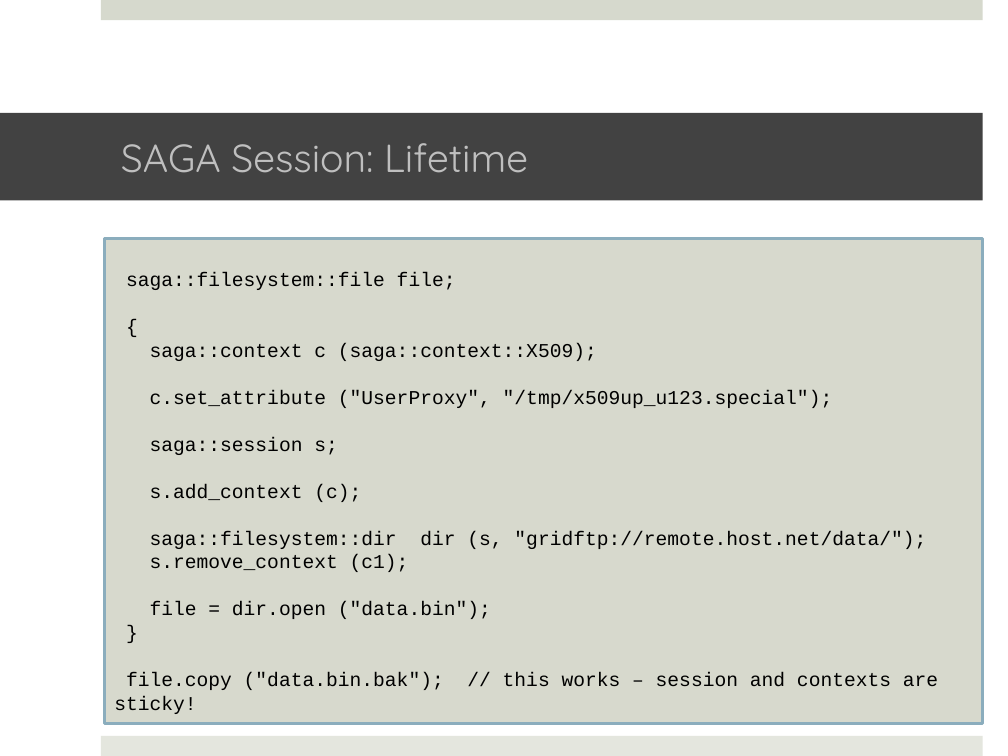
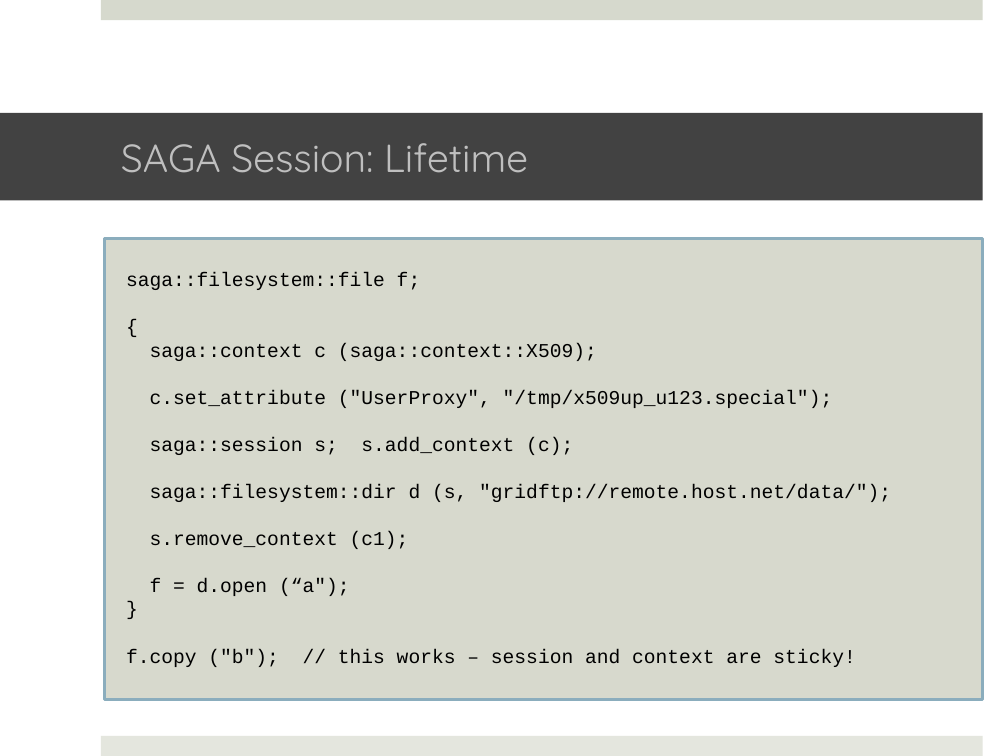
Before and after one commit to saga-project/saga-cpp-legacy-projects, a slide deck: slide 50 of tutorial/EGI-2011/02_api1.pptx. Drawn at 1008x756 pixels with LibreOffice and Linux fonts; fonts in the diff are those of the drawing; background and template pictures are left out. Boxes give left, top, right and bottom in pixels: in the first picture for what was removed or moved away, otherwise in the second. Text is boxed around its words. In the diff, an @@ line names an element or a change of style, - is before the commit and + after.

```diff
--- a/tutorial/EGI-2011/02_api1.pptx
+++ b/tutorial/EGI-2011/02_api1.pptx
@@ rectangle "saga::filesystem::file f;": place and size @@
-rectangle "saga::filesystem::file f;" at (105,239,983,724)
+rectangle "saga::filesystem::file f;" at (105,239,983,701)
@@ text in rectangle at (126,272,421,290): text changed @@
-saga::filesystem::file file;
+saga::filesystem::file f;
@@ text in rectangle at (150,437,891,502): text changed @@
-saga::session s;
-s.add_context (c);
-saga::filesystem::dir dir (s, "gridftp://remote.host.net/data/");
+saga::session s; s.add_context (c);
+saga::filesystem::dir d (s, "gridftp://remote.host.net/data/");
@@ text in rectangle at (150,578,350,596): text changed @@
-file = dir.open ("data.bin");
+f = d.open (“a");
@@ text in rectangle at (126,649,855,667): text changed @@
-file.copy ("data.bin.bak"); // this works – session and contexts are sticky!
+f.copy ("b"); // this works – session and context are sticky!
```
Also in this commit, not shown: 2 other slides changed, 2 slides added.
